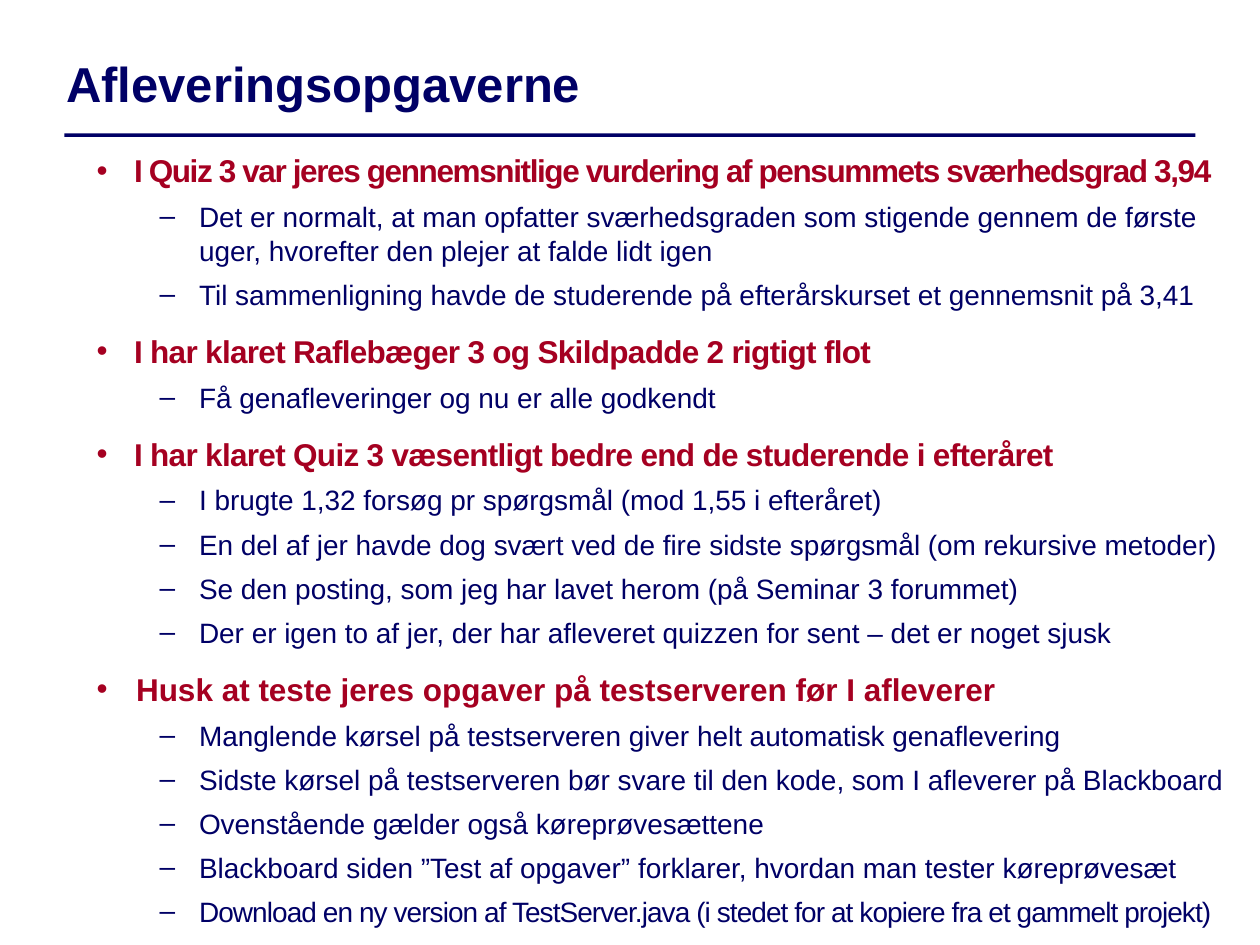
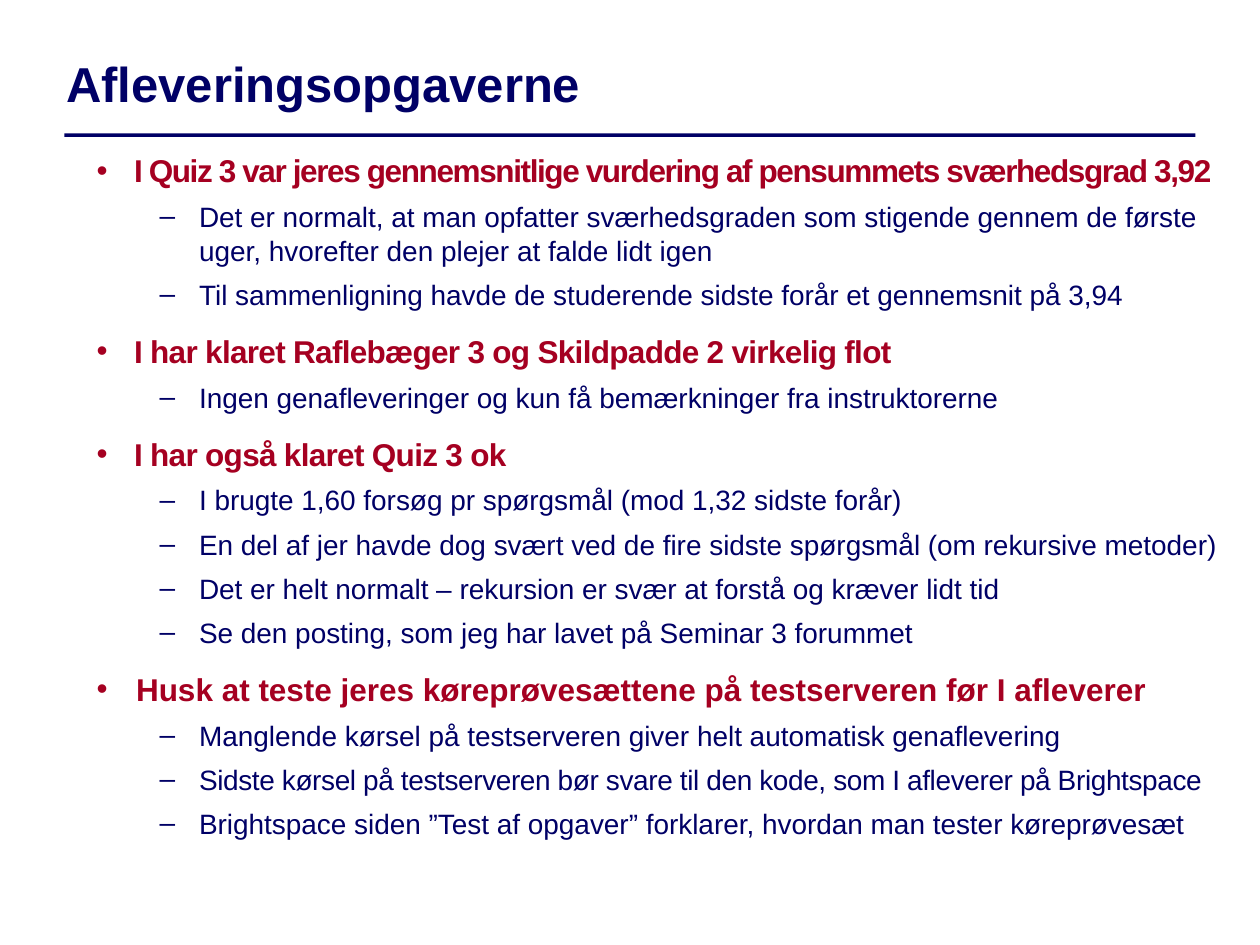
Before and after one commit to IntProgAU/Materiale, a slide deck: slide 2 of web/g22/status/Status4.pptx (slide 3 before the commit). Drawn at 1260x945 pixels with LibreOffice and Linux fonts; fonts in the diff are those of the drawing. Boxes give left, top, right and bottom in pixels: in the first picture for what was removed or moved away, otherwise in the second. Text is boxed around its words. In the diff, an @@ line names an element or a change of style, - is before the commit and + after.

```diff
--- a/web/g22/status/Status4.pptx
+++ b/web/g22/status/Status4.pptx
@@ text at box(134, 159, 1211, 188): text changed @@
-  • I Quiz 3 var jeres gennemsnitlige vurdering af pensummets sværhedsgrad 3,94
+  • I Quiz 3 var jeres gennemsnitlige vurdering af pensummets sværhedsgrad 3,92
@@ text at box(134, 283, 1122, 516): text changed @@
-  – Til sammenligning havde de studerende på efterårskurset et gennemsnit på 3,41
-  • I har klaret Raflebæger 3 og Skildpadde 2 rigtigt flot
-  – Få genafleveringer og nu er alle godkendt
-  • I har klaret Quiz 3 væsentligt bedre end de studerende i efteråret
-  – I brugte 1,32 forsøg pr spørgsmål (mod 1,55 i efteråret)
+  – Til sammenligning havde de studerende sidste forår et gennemsnit på 3,94
+  • I har klaret Raflebæger 3 og Skildpadde 2 virkelig flot
+  – Ingen genafleveringer og kun få bemærkninger fra instruktorerne
+  • I har også klaret Quiz 3 ok
+  – I brugte 1,60 forsøg pr spørgsmål (mod 1,32 sidste forår)
@@ text at box(136, 577, 1145, 707): text changed @@
-  – Se den posting, som jeg har lavet herom (på Seminar 3 forummet)
-  – Der er igen to af jer, der har afleveret quizzen for sent – det er noget sjusk
-• Husk at teste jeres opgaver på testserveren før I afleverer
+  – Det er helt normalt – rekursion er svær at forstå og kræver lidt tid
+  – Se den posting, som jeg har lavet på Seminar 3 forummet
+• Husk at teste jeres køreprøvesættene på testserveren før I afleverer
@@ text at box(199, 768, 1202, 839): text changed @@
-  – Sidste kørsel på testserveren bør svare til den kode, som I afleverer på Blackboard
-  – Ovenstående gælder også køreprøvesættene
-  – Blackboard siden ”Test af opgaver” forklarer, hvordan man tester køreprøvesæt
-  – Download en ny version af TestServer.java (i stedet for at kopiere fra et gammelt projekt)
+  – Sidste kørsel på testserveren bør svare til den kode, som I afleverer på Brightspace
+  – Brightspace siden ”Test af opgaver” forklarer, hvordan man tester køreprøvesæt
```
Also in this commit, not shown: 4 other slides changed, 3 slides removed, 7 other files.
